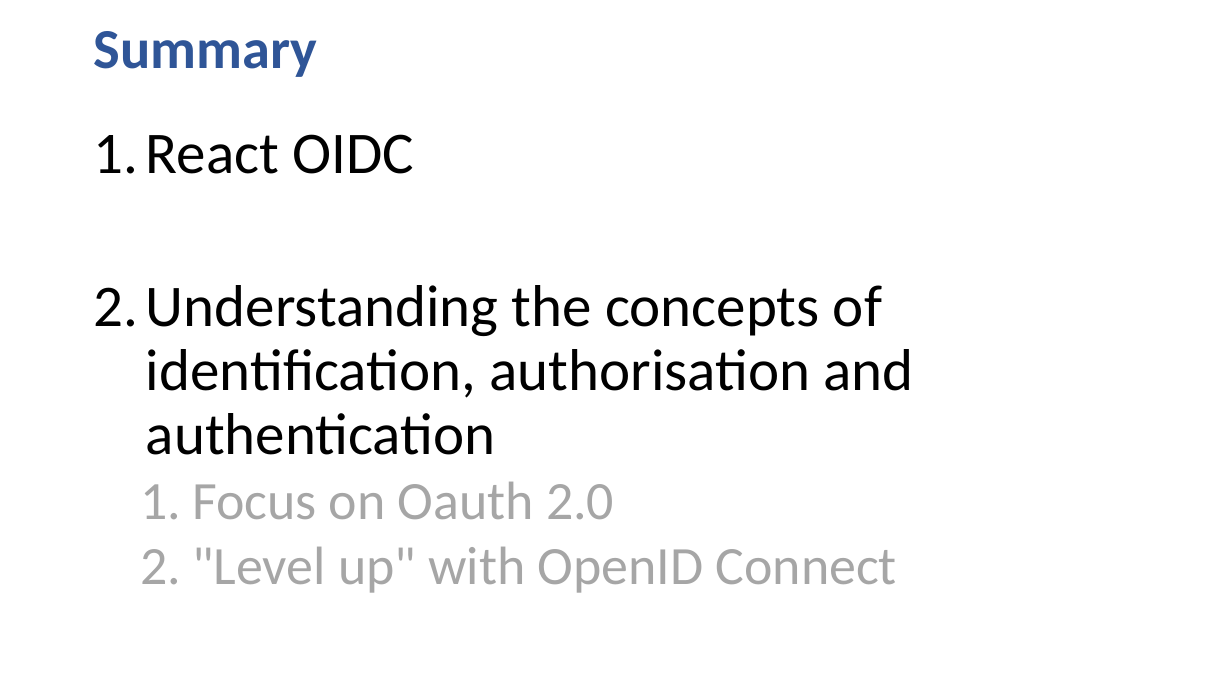
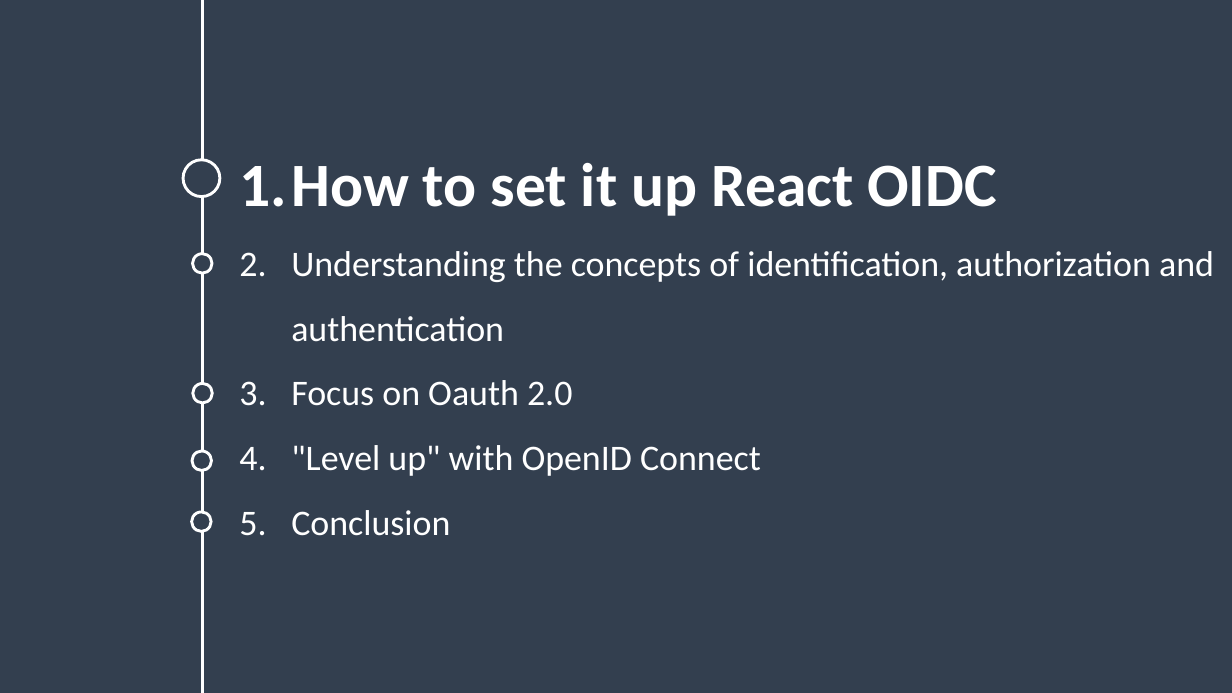
Before and after one commit to guillaume-chervet/course.rest, a slide deck: slide 2 of documentations/OIDC english.pptx. Drawn at 1232x693 pixels with LibreOffice and Linux fonts; fonts in the diff are those of the drawing; background and template pictures are left out. Boxes give left, top, right and bottom in pixels: in the first picture for what was removed or moved away, otherwise in the second. Text is boxed around its words. In the diff, an @@ line names an element or a change of style, - is before the commit and + after.

```diff
--- a/documentations/OIDC english.pptx
+++ b/documentations/OIDC english.pptx
@@ rectangle added at (x1=0, y1=0, x2=1232, y2=693), fill #333F50 @@
@@ line added from (202, 0) to (202, 693), #FFFFFF 2.25 pt @@
@@ title removed at (x1=94, y1=31, x2=318, y2=77) @@
-Summary
@@ text "How to set it up ..." moved from (x1=146, y1=134, x2=914, y2=593) to (x1=239, y1=163, x2=1214, y2=536) @@
@@ text "How to set it up ..." at (x1=239, y1=163, x2=1214, y2=536): vertical alignment top to bottom @@
@@ ellipse added at (x1=183, y1=160, x2=220, y2=197), fill #333F50, outline #FFFFFF 2.25 pt @@
@@ text at (x1=239, y1=163, x2=1214, y2=342): text changed; size 46 to 28 pt; text colour #000000 to #FFFFFF @@
-1. React OIDC
-2. Understanding the concepts of identification, authorisation and authentication
+1. How to set it up React OIDC
+2. Understanding the concepts of identification, authorization and authentication
@@ ellipse added at (x1=192, y1=254, x2=212, y2=274), fill #333F50, outline #FFFFFF 2.25 pt @@
@@ ellipse added at (x1=193, y1=384, x2=213, y2=403), fill #333F50, outline #FFFFFF 2.25 pt @@
@@ text at (x1=291, y1=380, x2=761, y2=476): size 42 to 28 pt, text colour #A6A6A6 to #FFFFFF in "Focus on Oauth 2.0", ""Level up" with OpenID Connect"; list level 2 to 1 in "Focus on Oauth 2.0"; line spacing 0.9 to 1.5; list level 2 to 1 in ""Level up" with OpenID Connect" @@
@@ ellipse added at (x1=192, y1=451, x2=212, y2=470), fill #333F50, outline #FFFFFF 2.25 pt @@
@@ ellipse added at (x1=191, y1=512, x2=211, y2=531), fill #333F50, outline #FFFFFF 2.25 pt @@
@@ text at (x1=291, y1=510, x2=450, y2=536): paragraph added @@
+5. Conclusion
```
Also in this commit, not shown: 7 other slides changed, 15 slides added, 4 slides removed.
